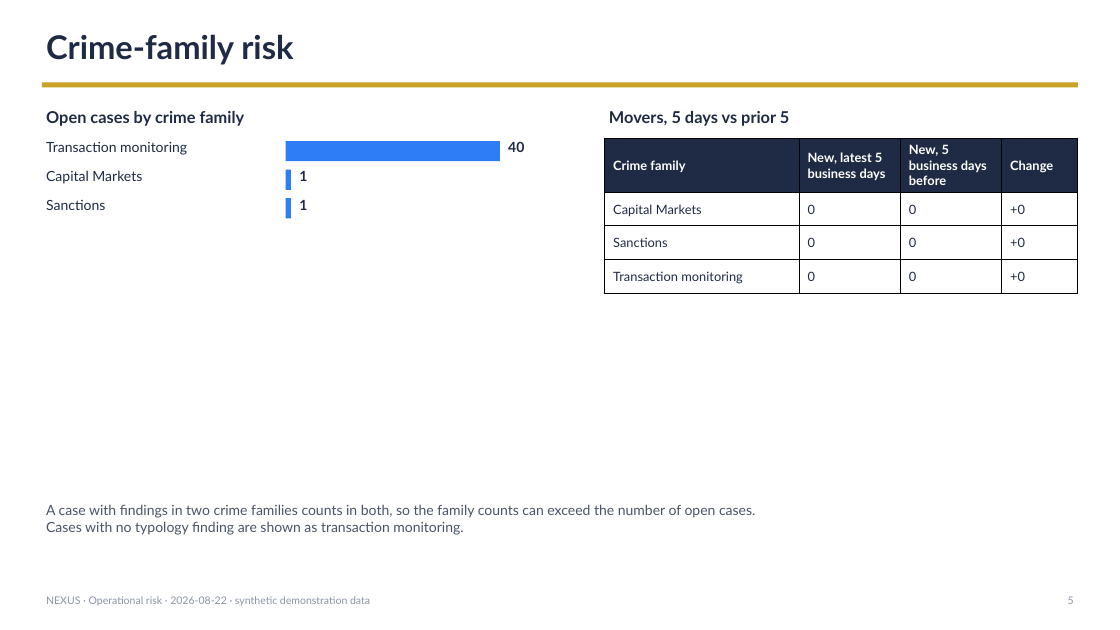
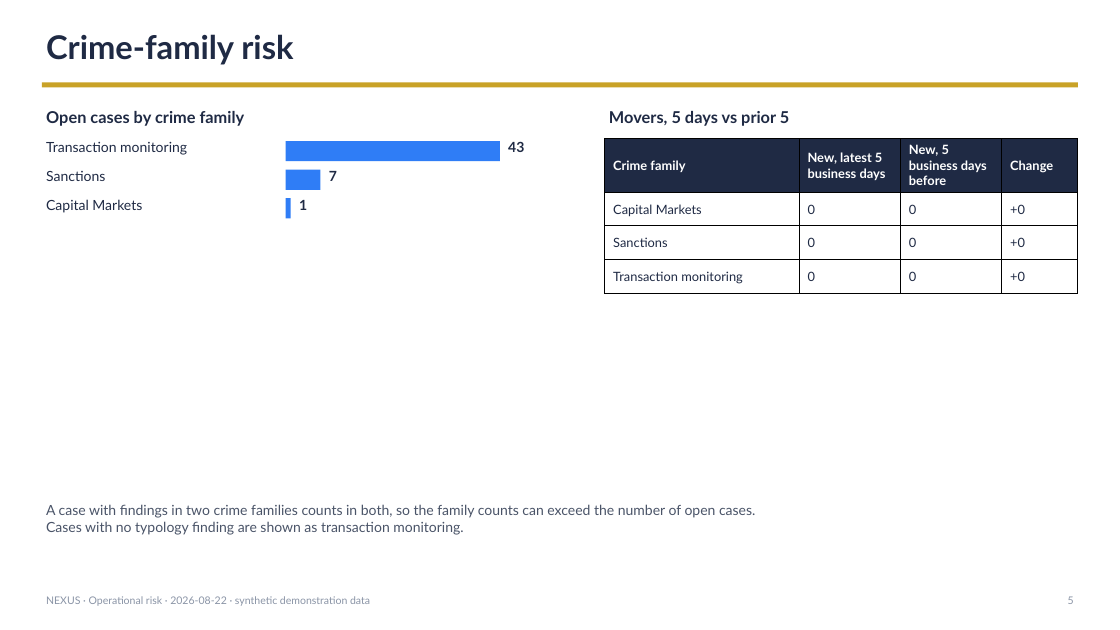
Before and after one commit to dhartwig-fc/dan-hartwig-portfolio, a slide deck: slide 5 of projects/nexus/runtime-demo/risk_report.pptx. Drawn at 1120x630 pixels with LibreOffice and Linux fonts; fonts in the diff are those of the drawing. Boxes give left, top, right and bottom in pixels: in the first picture for what was removed or moved away, otherwise in the second. Text is boxed around its words. In the diff, an @@ line names an element or a change of style, - is before the commit and + after.

```diff
--- a/projects/nexus/runtime-demo/risk_report.pptx
+++ b/projects/nexus/runtime-demo/risk_report.pptx
@@ text at (508,141,524,152): text changed @@
-40
+43
@@ text "Sanctions": place and size @@
-text "Sanctions" at (46,200,105,210)
+text "Sanctions" at (46,171,105,181)
@@ rectangle: place and size @@
-rectangle at (286,170,291,190)
+rectangle at (286,170,321,190)
@@ text at (329,171,337,181): text changed @@
-1
+7
@@ text "Capital Markets": place and size @@
-text "Capital Markets" at (46,170,142,184)
+text "Capital Markets" at (46,199,142,213)
```
Also in this commit, not shown: 5 other slides changed, 31 other files.
